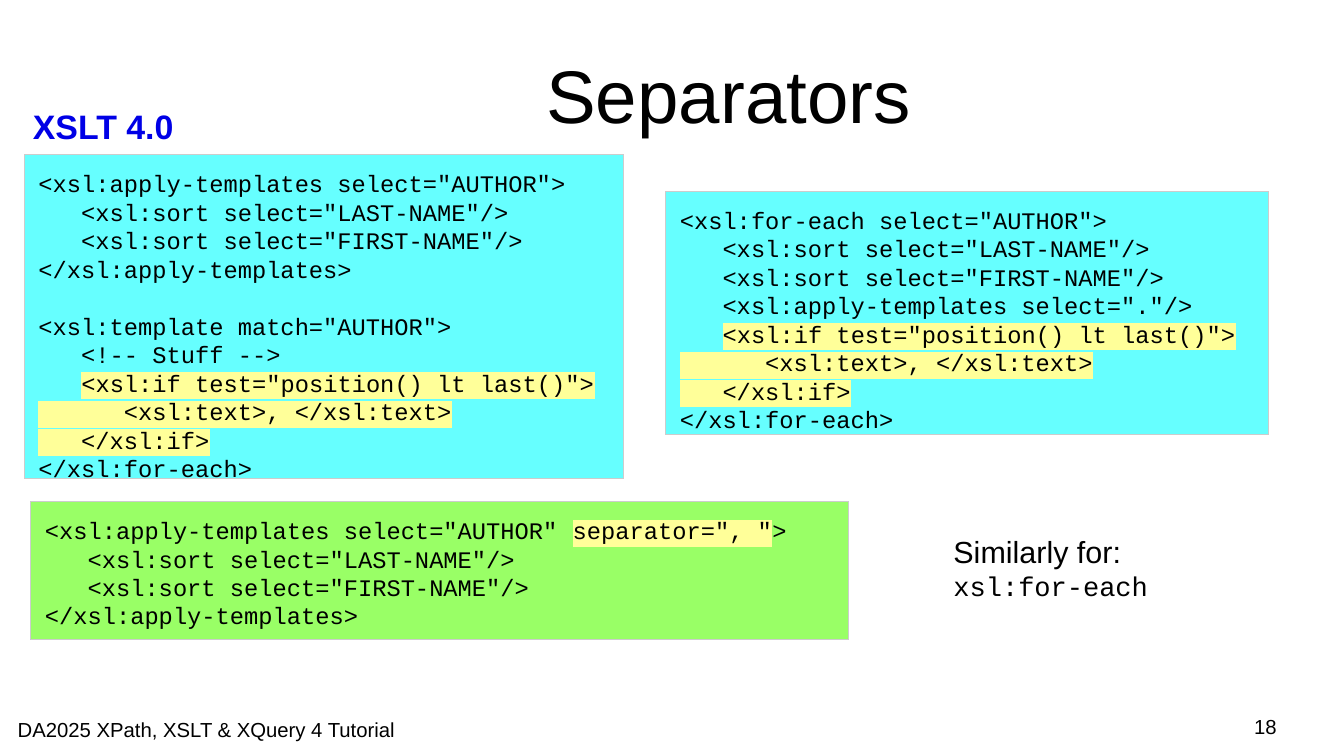
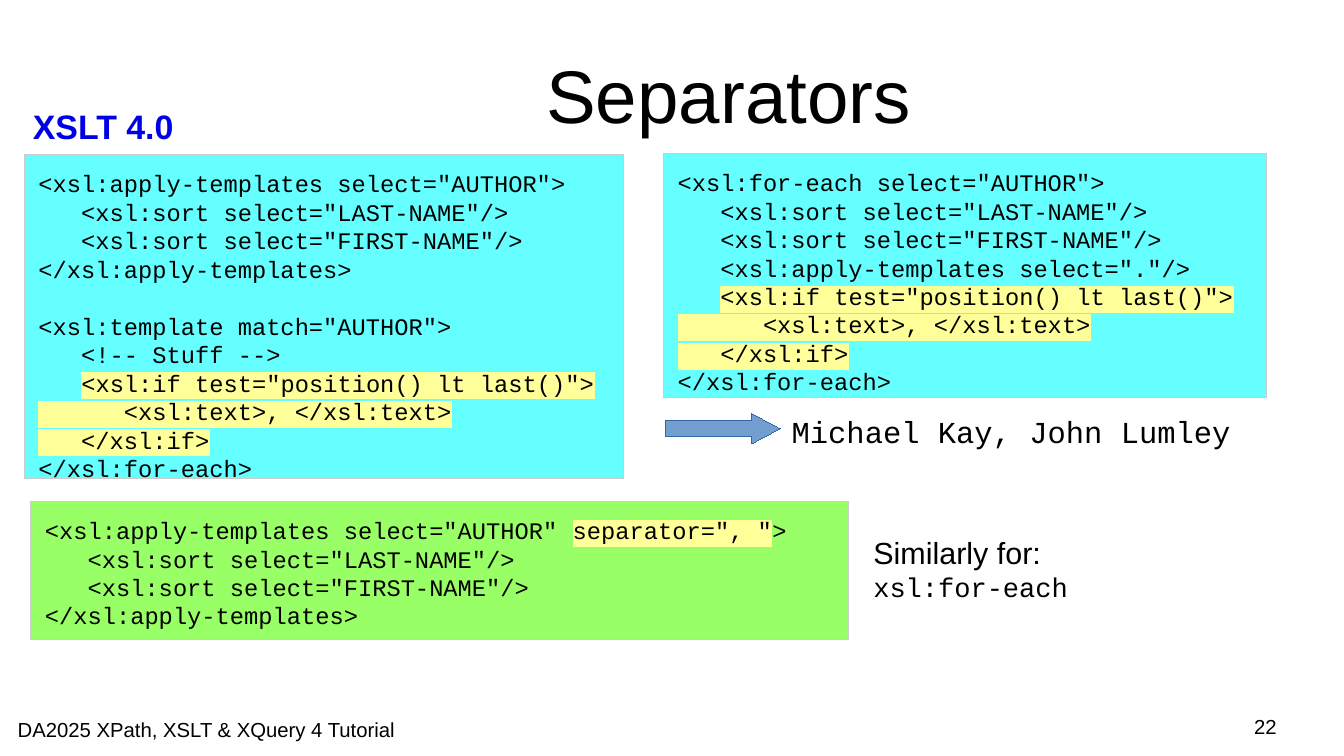
Before and after one commit to johnlumley/johnlumley.github.io, a slide deck: slide 22 of DA2025/slides/QT4-XSLT.odp (slide 18 before the commit). Drawn at 1344x756 pixels with LibreOffice and Linux fonts; fonts in the diff are those of the drawing; background and template pictures are left out. Boxes give left, top, right and bottom in pixels: in the first picture for what was removed or moved away, otherwise in the second. Text is boxed around its words. In the diff, an @@ line names an element or a change of style, - is before the commit and + after.

```diff
--- a/DA2025/slides/QT4-XSLT.odp
+++ b/DA2025/slides/QT4-XSLT.odp
@@ rectangle "<xsl:for-each select="AUTHOR">": place and size @@
-rectangle "<xsl:for-each select="AUTHOR">" at (666, 191, 1270, 435)
+rectangle "<xsl:for-each select="AUTHOR">" at (663, 154, 1267, 398)
@@ right arrow added at (666, 413, 781, 444), fill #729FCF, outline #3465A4 0 pt @@
@@ text added at (792, 421, 1231, 450), 18 pt, text #000000 @@
+Michael Kay, John Lumley
@@ text "Similarly for:": place and size @@
-text "Similarly for:" at (953, 541, 1147, 597)
+text "Similarly for:" at (873, 542, 1067, 598)
@@ page number at (1254, 720, 1277, 734): text changed @@
-18
+22
```
Also in this commit, not shown: 14 other slides changed, 3 slides added, 4 other files.
